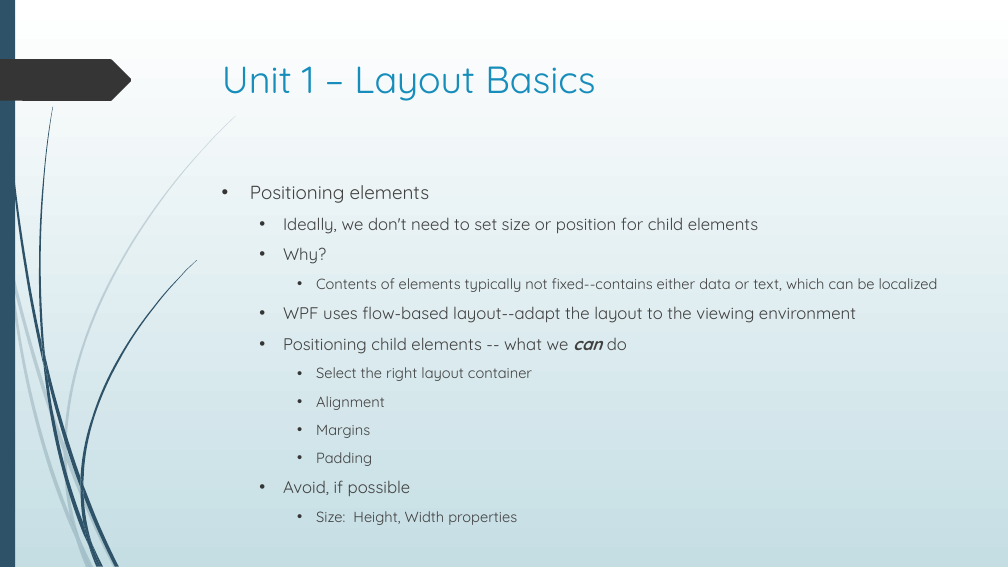
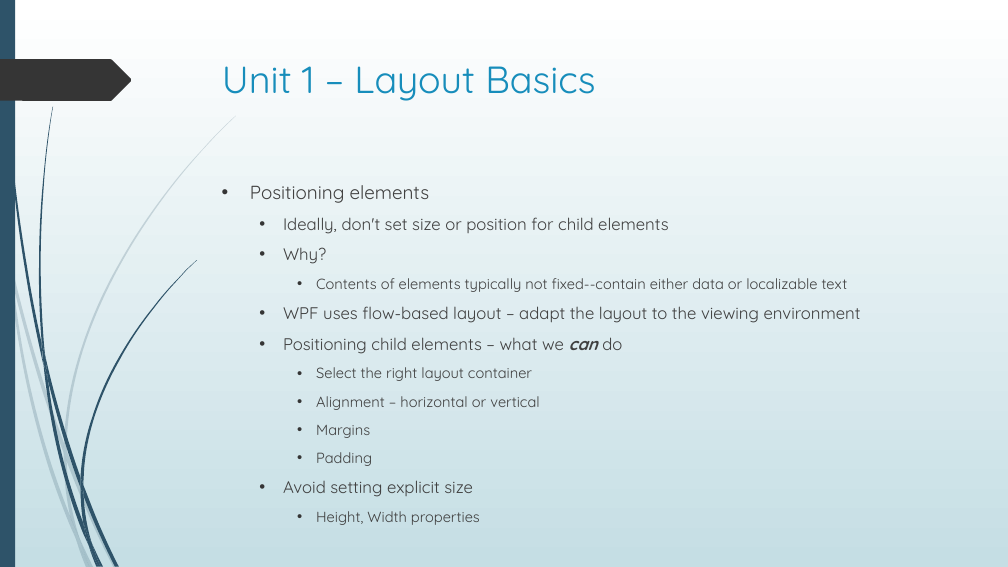
Before and after one commit to seanpsexton/wpf-workshop-solutions, a slide deck: slide 9 of WPF-Workshop-Sexton-Oct2023.pptx. Drawn at 1008x567 pixels with LibreOffice and Linux fonts; fonts in the diff are those of the drawing. Boxes give left, top, right and bottom in pixels: in the first picture for what was removed or moved away, otherwise in the second. Text is boxed around its words. In the diff, an @@ line names an element or a change of style, - is before the commit and + after.

Commit message:
Edit PPT for wording

```diff
--- a/WPF-Workshop-Sexton-Oct2023.pptx
+++ b/WPF-Workshop-Sexton-Oct2023.pptx
@@ text at <box>283,217,668,234</box>: text changed @@
-  • Ideally, we don't need to set size or position for child elements
+  • Ideally, don't set size or position for child elements
@@ text at <box>283,278,861,354</box>: text changed @@
-    • Contents of elements typically not fixed--contains either data or text, which can be localized
-  • WPF uses flow-based layout--adapt the layout to the viewing environment
-  • Positioning child elements -- what we can do
+    • Contents of elements typically not fixed--contain either data or localizable text
+  • WPF uses flow-based layout – adapt the layout to the viewing environment
+  • Positioning child elements – what we can do
@@ text at <box>316,396,540,410</box>: text changed @@
-    • Alignment
+    • Alignment – horizontal or vertical
@@ text at <box>283,480,480,525</box>: text changed; size 14 to 16 pt @@
-  • Avoid, if possible
-    • Size: Height, Width properties
+  • Avoid setting explicit size
+    • Height, Width properties
```
Also in this commit, not shown: 50 other slides changed.
